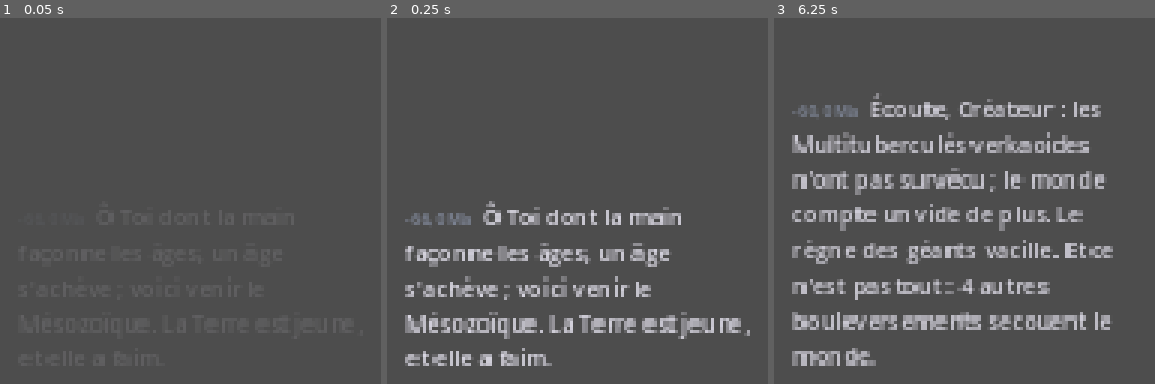
Above: before the commit, frames 1-3 (left to right).
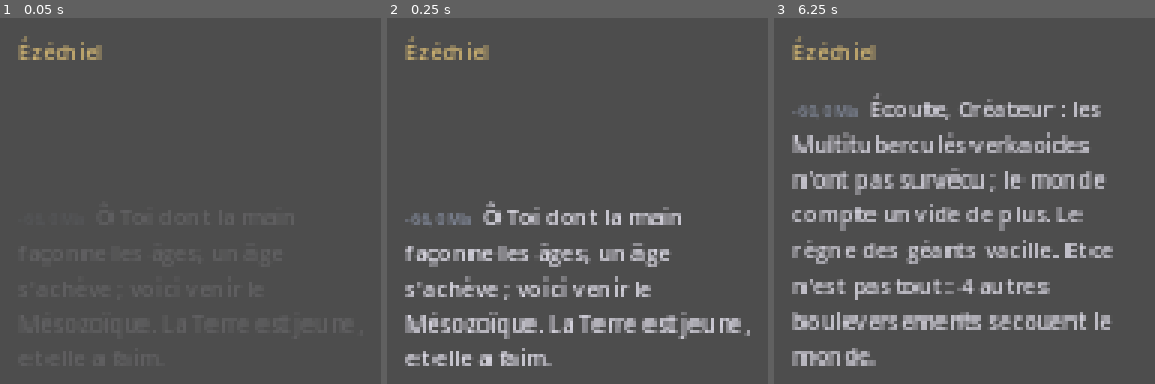
Above: after the commit, the same moments.

Repository: samuellapierre-tech/I-Am-God
Game: Godot game, scene res://scenes/narration_feed.tscn
The game is run twice, just before and just after one commit, with the same random seed, the same clock (stepped at 60 frames per second) and the same inputs. This scene is started directly instead of the project's main scene.
Inputs (mouse positions are in pixels of both pictures, inside the frame that each line leads up to):
- Up to frame 1 (0.05 s): no input
- Up to frame 2 (0.25 s): no input
- Up to frame 3 (6.25 s): tap Enter at 0.5, 2, 3.5 s; move the mouse to (outside the picture) at 0.52 s; hold D 0.53-1.25 s; tap 1 at 0.6 s; click (outside the picture) at 0.67 s; tap Space at 0.77, 1.25, 2.75, 3.77, 4.25 s; drag from (outside the picture) to (outside the picture) at 1.27 s; move the mouse to (outside the picture) at 2.02 s; hold D 2.03-2.75 s; tap 3 at 2.1 s; click (outside the picture) at 2.17 s; drag from (outside the picture) to (outside the picture) at 2.77 s; move the mouse to (outside the picture) at 3.52 s; hold A 3.53-4.25 s; tap 5 at 3.6 s; click (outside the picture) at 3.67 s; drag from (outside the picture) to (outside the picture) at 4.27 s; move the mouse to (outside the picture) at 5.02 s; hold S 5.03-5.75 s; tap 7 at 5.1 s; click (outside the picture) at 5.17 s; drag from (outside the picture) to (outside the picture) at 5.77 s

The runs differ from the first frame. In frame 1, 0.6% of the frame differs, in the area x 4-27%, y 4-12%; in frame 2, 0.6%; in frame 3, 0.6%.

Commit message:
ui: signature du narrateur (Ézéchiel) dans le dilemme et le fil de narration
Nom lu depuis dilemma.speaker, sinon NARRATOR_NAME de src/ai/ai_config.gd, sinon
DilemmaMath.DEFAULT_SPEAKER (« Ézéchiel ») — seul endroit où il est écrit.
Signature « — Ézéchiel » sous le texte du dilemme ; nom en tête du fil de narration.

Co-Authored-By: Claude Opus 5.5 <noreply@anthropic.com>

Diff:
--- a/src/ui/chronicle/narration_feed.gd
+++ b/src/ui/chronicle/narration_feed.gd
@@ -2,6 +2,8 @@
 ## Fil de narration : l'histoire racontée en continu par le Narrateur (Narrator.narration_ready).
 ## Le plus récent en bas ; les dernières lignes restent visibles puis s'estompent (FeedMath).
 ## Au survol (ou PageUp / PageDown) le fond apparaît et tout l'historique se relit à la molette.
+## En tête : le nom du narrateur (DilemmaMath.speaker_name : NARRATOR_NAME de ai_config.gd, sinon
+## le nom par défaut), visible dès qu'il a parlé.
 ##
 ## Placé dans la colonne droite, entre le panneau « Espèces vivantes » du HUD (y < 540) et ses
 ## infos de région (y > 860) : ne masque ni le centre de la parcelle ni les statistiques (à gauche).
@@ -9,6 +11,7 @@
 
 const FeedMath := preload("res://src/ui/chronicle/feed_math.gd")
 const StatsMath := preload("res://src/ui/stats/stats_math.gd")
+const DilemmaMath := preload("res://src/ui/dilemma/dilemma_math.gd")
 
 const PANEL_LEFT := -312.0
 const PANEL_RIGHT := -12.0
@@ -21,6 +24,7 @@
 
 var _panel: PanelContainer
 var _header: HBoxContainer
+var _speaker_label: Label
 var _scroll: ScrollContainer
 var _lines: VBoxContainer
 var _latest_button: Button
@@ -99,12 +103,14 @@
 	_header = HBoxContainer.new()
 	_header.modulate.a = 0.0
 	box.add_child(_header)
-	var title := Label.new()
-	title.text = "Récit"
-	title.size_flags_horizontal = Control.SIZE_EXPAND_FILL
-	title.add_theme_font_size_override("font_size", 16)
-	title.add_theme_color_override("font_color", Color(1.0, 0.85, 0.5))
-	_header.add_child(title)
+	_speaker_label = Label.new()
+	_speaker_label.text = DilemmaMath.speaker_name(null, DilemmaMath.load_config_constants())
+	_speaker_label.size_flags_horizontal = Control.SIZE_EXPAND_FILL
+	_speaker_label.add_theme_font_size_override("font_size", 17)
+	_speaker_label.add_theme_color_override("font_color", Color(1.0, 0.85, 0.5))
+	_speaker_label.tooltip_text = "Le narrateur, maître du jeu"
+	_speaker_label.mouse_filter = Control.MOUSE_FILTER_PASS
+	_header.add_child(_speaker_label)
 	_latest_button = Button.new()
 	_latest_button.text = "Récent ↓"
 	_latest_button.focus_mode = Control.FOCUS_NONE
@@ -142,7 +148,10 @@
 			_jump_to_latest()  # hors survol, on revient toujours aux lignes récentes
 	var bg := 1.0 if _hovered else 0.0
 	_panel.self_modulate.a = move_toward(_panel.self_modulate.a, bg, delta * 5.0)
-	_header.modulate.a = _panel.self_modulate.a
+	# Le nom du narrateur reste lisible dès qu'il a parlé ; le reste de l'en-tête suit le fond.
+	var has_lines := _lines.get_child_count() > 0
+	_header.modulate.a = maxf(_panel.self_modulate.a, 0.75 if has_lines else 0.0)
+	_latest_button.visible = _hovered and not _following
 	if _scroll_frames > 0:
 		_scroll_frames -= 1
 		var bar := _scroll.get_v_scroll_bar()
@@ -179,12 +188,10 @@
 func _on_scrolled(value: float) -> void:
 	var bar := _scroll.get_v_scroll_bar()
 	_following = FeedMath.is_at_bottom(value, bar.max_value, bar.page)
-	_latest_button.visible = not _following
 
 
 func _jump_to_latest() -> void:
 	_following = true
-	_latest_button.visible = false
 	_scroll_frames = 2
 
 
--- a/src/ui/dilemma/dilemma_math.gd
+++ b/src/ui/dilemma/dilemma_math.gd
@@ -6,7 +6,13 @@
 ## Contrat attendu (Narrator.dilemma_ready) :
 ##   {id, title, text, options: [{label, hint, action}], timeout_s}
 ## Champs facultatifs reconnus : title (titre par défaut), hint, action, timeout_s (DEFAULT_TIMEOUT),
-## default_index (option retenue si le temps s'écoule ; -1 = « Dieu se tait »).
+## default_index (option retenue si le temps s'écoule ; -1 = « Dieu se tait »),
+## speaker (nom du narrateur qui signe le dilemme).
+
+## Nom du narrateur, maître du jeu, quand ni le dilemme ni ai_config.gd ne le donnent.
+## Seul endroit de l'interface où il est écrit : tout passe par speaker_name().
+const DEFAULT_SPEAKER := "Ézéchiel"
+const AI_CONFIG_PATH := "res://src/ai/ai_config.gd"
 
 const MIN_OPTIONS := 2
 const MAX_OPTIONS := 4
@@ -57,6 +63,7 @@
 		options = options,
 		timeout_s = timeout,
 		default_index = default_index,
+		speaker = _text(d.get("speaker")),
 	}
 
 
@@ -86,6 +93,33 @@
 		if not o is Dictionary or _text(o.get("label")).is_empty():
 			return "option %d sans libellé" % (i + 1)
 	return ""
+
+
+## Nom du narrateur : `speaker` du dilemme, sinon NARRATOR_NAME des constantes de ai_config.gd,
+## sinon DEFAULT_SPEAKER.
+static func speaker_name(speaker: Variant = null, config_constants: Dictionary = {}) -> String:
+	var name := _text(speaker)
+	if name == "":
+		name = _text(config_constants.get("NARRATOR_NAME"))
+	return name if name != "" else DEFAULT_SPEAKER
+
+
+## « — Ézéchiel »
+static func signature(name: String) -> String:
+	return "— " + name
+
+
+## Constantes de src/ai/ai_config.gd ({} si le script n'existe pas). Lu une fois par panneau.
+static func load_config_constants() -> Dictionary:
+	if not ResourceLoader.exists(AI_CONFIG_PATH):
+		return {}
+	var script := load(AI_CONFIG_PATH) as Script
+	var out := {}
+	if script:
+		var constants := script.get_script_constant_map()
+		for k in constants:
+			out[str(k)] = constants[k]  # clés en String (la carte peut contenir des StringName)
+	return out
 
 
 ## Part de temps restant (1 = plein, 0 = écoulé).
--- a/src/ui/dilemma/dilemma_panel.gd
+++ b/src/ui/dilemma/dilemma_panel.gd
@@ -2,7 +2,8 @@
 ## Panneau de dilemme : le Narrateur, maître du jeu, pose un choix au joueur.
 ## Écoute Narrator.dilemma_ready(dilemma) et répond par Narrator.resolve_dilemma(id, index).
 ## Panneau solennel au centre-bas (au-dessus de la barre des pouvoirs du HUD) : titre, texte écrit
-## progressivement, 2 à 4 options (libellé + indication), barre de temps restant.
+## progressivement, signature du narrateur (DilemmaMath.speaker_name),
+## 2 à 4 options (libellé + indication), barre de temps restant.
 ## Pendant l'affichage, le temps du monde ralentit fortement (TimeDilation) puis reprend sa vitesse.
 ## Raccourcis : 1 à 4 (rangée du haut ou pavé numérique), clic, ou manette (croix + A).
 ## Si le temps s'écoule : option `default_index` du dilemme, sinon -1 (« Dieu se tait »).
@@ -24,6 +25,7 @@
 var _panel: PanelContainer
 var _title: Label
 var _text: RichTextLabel
+var _signature: Label
 var _options_box: HBoxContainer
 var _buttons: Array[Button] = []
 var _time_bar: TimeBar
@@ -38,12 +40,15 @@
 var _outro := 0.0
 var _dilation := TimeDilation.new()
 var _tween: Tween
+## Constantes de ai_config.gd (NARRATOR_NAME), lues une fois.
+var _config := {}
 
 
 func _ready() -> void:
 	layer = 12  # au-dessus du HUD (10) et des statistiques (9)
 	# Après le HUD, qui réécrit la vitesse du temps à chaque image : on ralentit sa valeur.
 	process_priority = 100
+	_config = DilemmaMath.load_config_constants()
 	_build()
 	var narrator := get_node_or_null("/root/Narrator")
 	if narrator and narrator.has_signal("dilemma_ready"):
@@ -118,6 +123,11 @@
 	_text.tooltip_text = ""
 	_text.gui_input.connect(_on_text_input)
 	box.add_child(_text)
+	_signature = Label.new()
+	_signature.horizontal_alignment = HORIZONTAL_ALIGNMENT_RIGHT
+	_signature.add_theme_font_size_override("font_size", 18)
+	_signature.add_theme_color_override("font_color", GOLD.darkened(0.1))
+	box.add_child(_signature)
 	_options_box = HBoxContainer.new()
 	_options_box.add_theme_constant_override("separation", 10)
 	box.add_child(_options_box)
@@ -215,6 +225,8 @@
 	_title.text = d.title
 	_text.text = d.text
 	_text.visible_characters = 0
+	_signature.text = DilemmaMath.signature(DilemmaMath.speaker_name(d.speaker, _config))
+	_signature.modulate.a = 0.0
 	for c in _options_box.get_children():
 		_options_box.remove_child(c)
 		c.queue_free()
@@ -258,7 +270,11 @@
 		if _outro >= OUTRO:
 			_close()
 		return
-	_text.visible_characters = DilemmaMath.visible_chars(_elapsed, _text.get_total_character_count())
+	var total_chars := _text.get_total_character_count()
+	_text.visible_characters = DilemmaMath.visible_chars(_elapsed, total_chars)
+	# La signature apparaît une fois le texte écrit.
+	if _text.visible_characters >= total_chars:
+		_signature.modulate.a = minf(1.0, _signature.modulate.a + delta * 3.0)
 	var paused: bool = GameState.paused if GameState else false
 	_remaining = DilemmaMath.tick(_remaining, delta, paused)
 	_time_bar.ratio = DilemmaMath.time_ratio(_remaining, float(_current.timeout_s))
@@ -308,6 +324,7 @@
 		return
 	_chosen = index
 	_text.visible_characters = -1
+	_signature.modulate.a = 1.0
 	# L'option retenue reste allumée (focus doré), les autres s'éteignent.
 	for i in _buttons.size():
 		_buttons[i].disabled = i != index
--- a/tests/test_dilemma_ui.gd
+++ b/tests/test_dilemma_ui.gd
@@ -236,3 +236,22 @@
 		_expect(FeedMath.clean_line("  Les Aviens\n  prient.  "), "Les Aviens prient.", "texte nettoyé"),
 		_expect(FeedMath.clean_line(" \n "), "", "texte vide"),
 	])
+
+
+func test_speaker_name() -> String:
+	var raw := _sample()
+	raw.speaker = "  Ézéchiel le Prophète "
+	var signed: String = DilemmaMath.normalize(raw).speaker
+	var unsigned: String = DilemmaMath.normalize(_sample()).speaker
+	return _first_error([
+		_expect(signed, "Ézéchiel le Prophète", "speaker du dilemme"),
+		_expect(unsigned, "", "dilemme sans speaker"),
+		_expect(DilemmaMath.speaker_name(signed, {NARRATOR_NAME = "Autre"}), "Ézéchiel le Prophète",
+			"le dilemme l'emporte sur ai_config"),
+		_expect(DilemmaMath.speaker_name("", {NARRATOR_NAME = "Nom de config"}), "Nom de config",
+			"repli sur NARRATOR_NAME"),
+		_expect(DilemmaMath.speaker_name(null, {}), DilemmaMath.DEFAULT_SPEAKER, "nom par défaut"),
+		_expect(DilemmaMath.DEFAULT_SPEAKER, "Ézéchiel", "le narrateur s'appelle Ézéchiel"),
+		_expect(DilemmaMath.signature("Ézéchiel"), "— Ézéchiel", "signature"),
+		"" if DilemmaMath.load_config_constants() is Dictionary else "constantes de ai_config illisibles",
+	])
